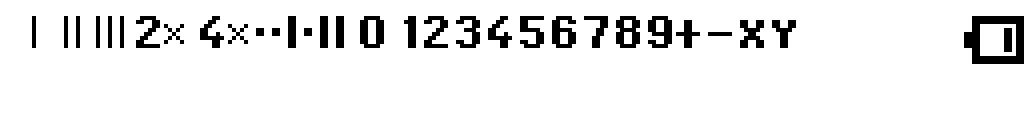
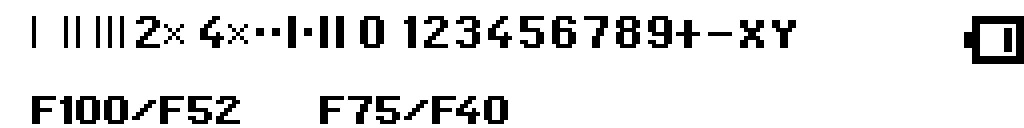
Layered file, before and after one edit (1024px x 128px). Changes by layer:
painted on "Background" over [32, 96, 508, 124]
